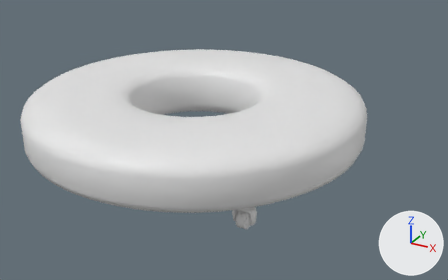
Renders of the FBX model Assets/Project/Models/Robots/robot_small.fbx from each side of a commit.
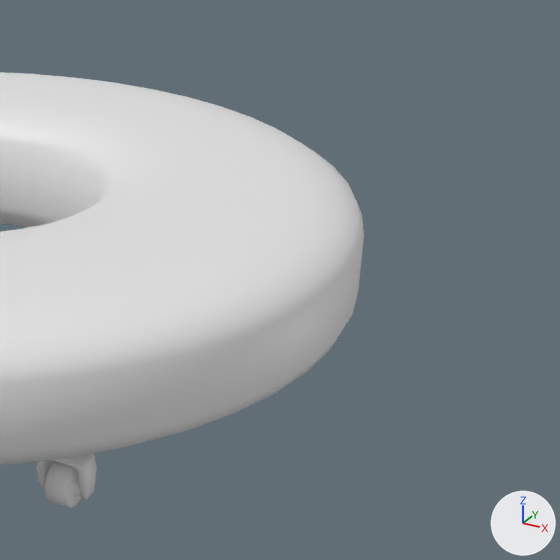
Old and new are each drawn whole from a 50 mm lens placed at (0.865, -1.407, 0.817), pointed at (0.102, -0.021, 0.124) and again close up on the part from 48% to 100% of the width and 7% to 90% of the height. Arrows for +X, +Y and +Z are at lower right; the lights stay in place. Where no turn or scale is listed for an object, it has been applied to the vertices.

The scene before the commit, as lines of its bpy script (objects in view):
```python
me_torus_001 = bpy.data.meshes.new('Torus.001')
me_torus_001.from_pydata(...)  # 2450 vertices, 2437 faces; spans x -0.474..0.474, y -0.474..0.474, z 0.0..0.253
ob_smallrobot = bpy.data.objects.new('SmallRobot', me_torus_001)
ob_smallrobot.location = (0.0, 0.0, 0.0)
```
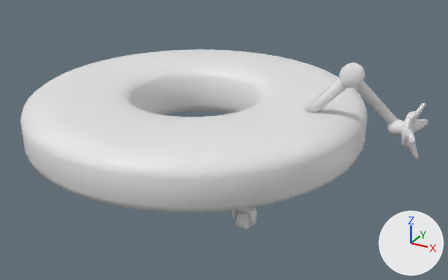
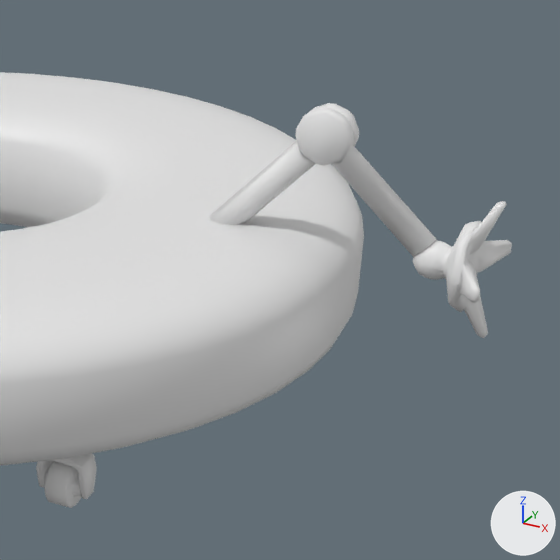
Commit message: [Art] Update the robots models

Where the change shows, as pixel boxes (x1, y1, x2, y2) in the close-ups (560 x 560 px):
'SmallRobot', reshaped: before (0, 72, 364, 508); after (0, 72, 512, 508)
part 1 of me_torus_001, added: after (413, 201, 512, 338)
part 2 of me_torus_001, added: after (295, 107, 436, 256)
part 3 of me_torus_001, added: after (209, 103, 359, 225)

The change in detail:
me_torus_001 is used by ob_smallrobot; location (0.0, 0.0, 0.0).
me_torus_001 had 2450 vertices, 2437 faces and spanned x -0.474..0.474, y -0.474..0.474, z 0.0..0.253.
me_torus_001 now has 2935 vertices, 2934 faces and spans x -0.474..0.624, y -0.474..0.474, z 0.0..0.389.
me_torus_001 part 1: a new loose piece of 348 vertices spanning x 0.545..0.624, y -0.078..0.062, z 0.18..0.32.
me_torus_001 part 2: a new loose piece of 77 vertices spanning x 0.417..0.564, y -0.023..0.007, z 0.251..0.389.
me_torus_001 part 3: a new loose piece of 60 vertices spanning x 0.318..0.475, y -0.023..0.008, z 0.222..0.389.
